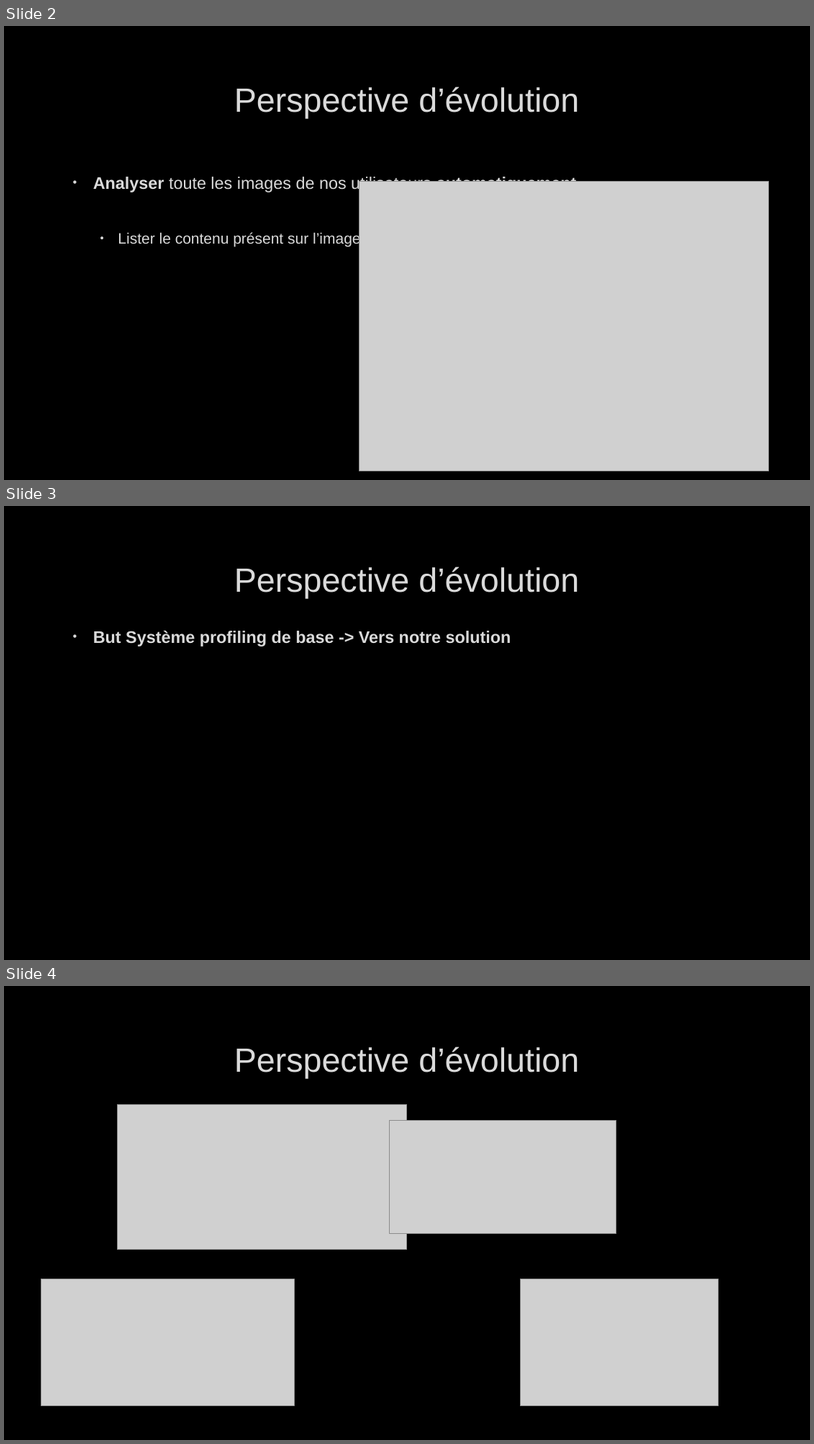
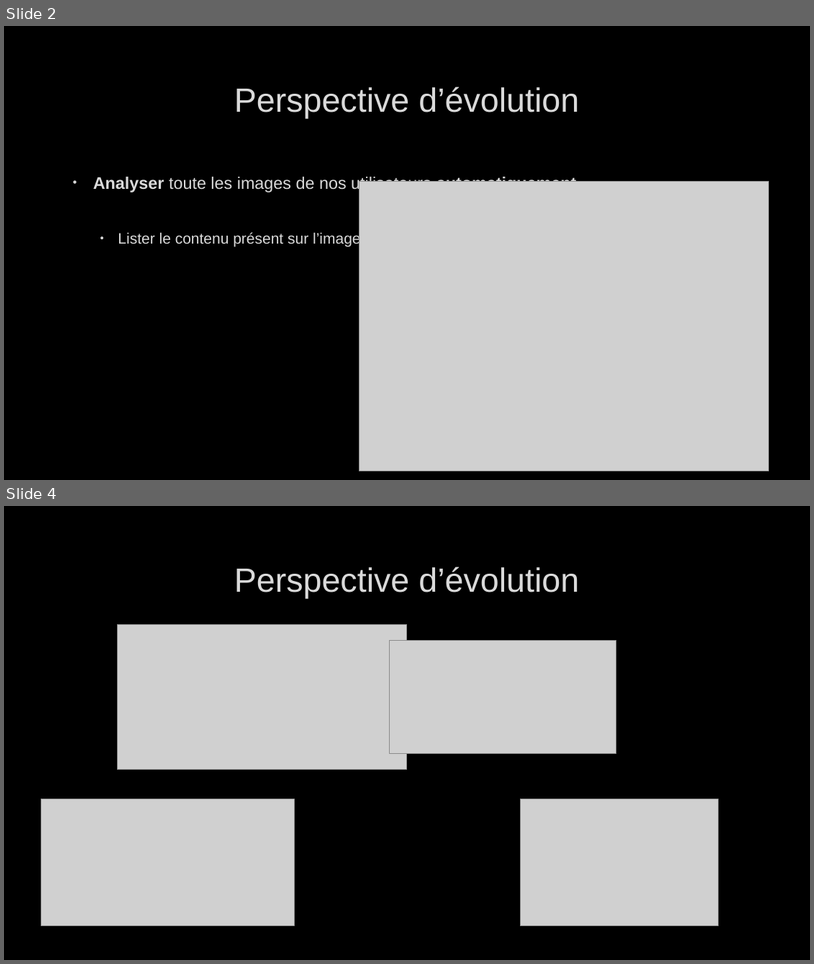
Before and after one commit to Mankouri/Projet_Systeme_De_Recommandation_Image_MANKOURI_ESME_2018, a slide deck: Perspective d’évolution.pptx. Shown one above the other, each under a label of ours: slides 2, 3 and 4 before the commit, slides 2 and 4 after it; the slides between them are not shown. The pictures are 814x1444 and 814x964 pixels, drawn with LibreOffice and Linux fonts; fonts in the diff are those of the drawing; grey boxes stand for pictures; background and template pictures are left out. Boxes give left, top, right and bottom in pixels: in the first picture for what was removed or moved away, otherwise in the second. Text is boxed around its words. In the diff, an @@ line names an element or a change of style, - is before the commit and + after.

Commit message:
Ppt v2

```diff
--- a/Perspective d’évolution.pptx
+++ b/Perspective d’évolution.pptx
@@ slide 3 removed at box(4, 506, 810, 960), background picture (left out) @@
@@ title removed at box(234, 566, 579, 598) @@
-Perspective d’évolution
@@ text removed at box(93, 631, 512, 646) @@
-• But Système profiling de base -> Vers notre solution
```
Also in this commit, not shown: 1 slide changed.
